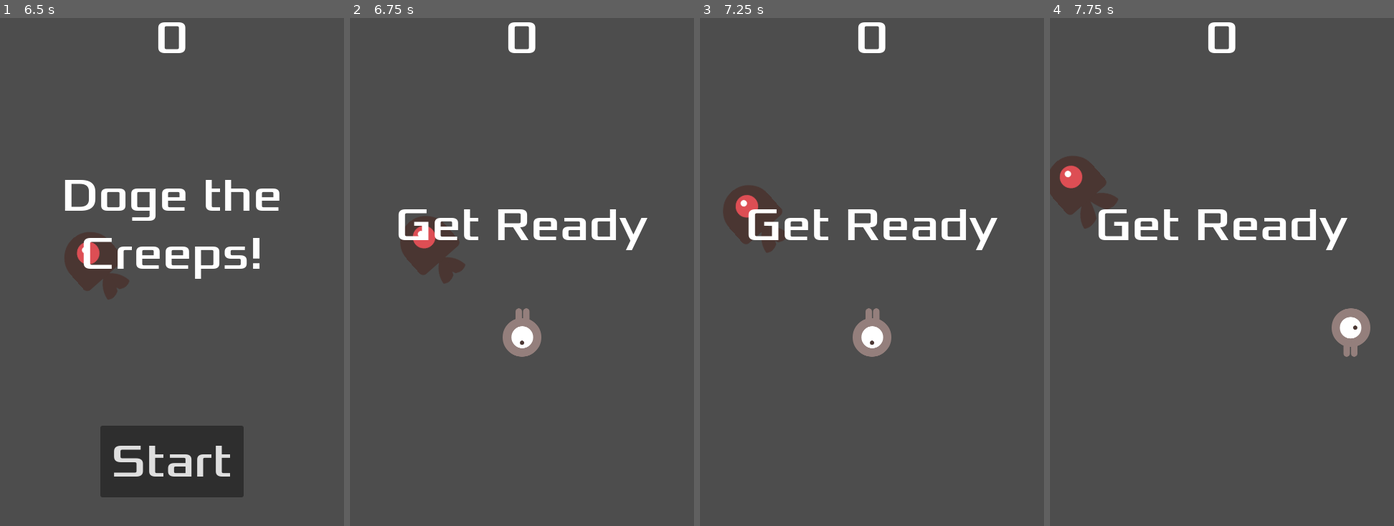
Above: before the commit, frames 1-4 (left to right).
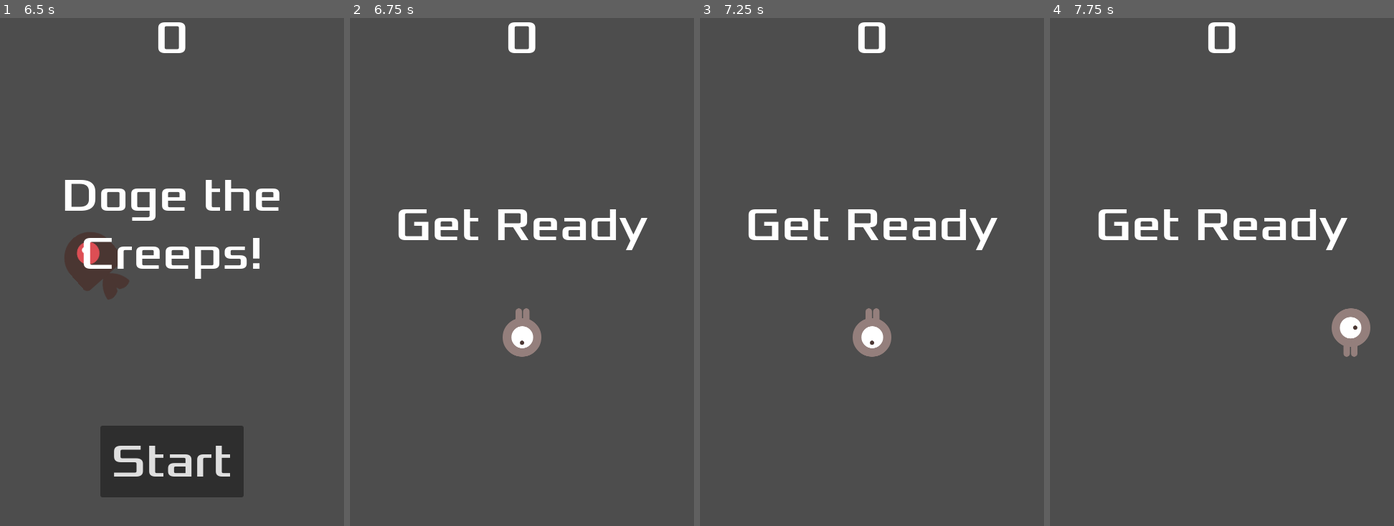
Above: after the commit, the same moments.

Repository: PlayerCodeDev/dodge-the-creeps
Game: Godot game, scene res://main.tscn
Same seed, same stepped clock (60 frames per second), same inputs: the game is played once before the commit and once after it.
Inputs:
- Up to frame 1 (6.5 s): click "Start" at 0.5 s; tap Enter at 1.25 s; hold Right (move_right) 1.28-2.03 s; hold Down (move_down) 2.03-2.78 s; hold Right (move_right) 2.78-3.53 s; hold Up (move_up) 3.53-4.28 s; hold Left (move_left) 4.28-5.78 s; hold Down (move_down) from 5.78 s (still down)
- Up to frame 2 (6.75 s): release Down (move_down) at 6.5 s; click "Start" at 6.5 s
- Up to frame 3 (7.25 s): no input
- Up to frame 4 (7.75 s): hold Right (move_right) from 7.28 s (still down)

Frame 1 is identical in both runs. In frame 2, 1.3% of the frame differs, in the area x 14-34%, y 39-53%; in frame 3, 1.2%; in frame 4, 1.6%, in the area x 0-20%, y 27-42%.

Commit message:
feat: agregar la funcion para que los mobs sean eliminados al iniciar una nueva partida

Diff:
--- a/main.gd
+++ b/main.gd
@@ -15,6 +15,7 @@
 	$StartTimer.start()
 	$HUD.update_score(score)
 	$HUD.show_message("Get Ready")
+	get_tree().call_group("mobs", "queue_free")
 
 
 func _on_mob_timer_timeout() -> void:
--- a/mob.tscn
+++ b/mob.tscn
@@ -48,7 +48,7 @@
 radius = 34.0
 height = 96.0
 
-[node name="Mob" type="RigidBody2D" unique_id=971912942]
+[node name="Mob" type="RigidBody2D" unique_id=971912942 groups=["mobs"]]
 collision_mask = 0
 gravity_scale = 0.0
 script = ExtResource("1_1qmh0")
--- a/project.godot
+++ b/project.godot
@@ -20,6 +20,10 @@
 window/size/viewport_width=480
 window/size/viewport_height=720
 window/stretch/mode="canvas_items"
+
+[global_group]
+
+mobs=""
 
 [input]
 
